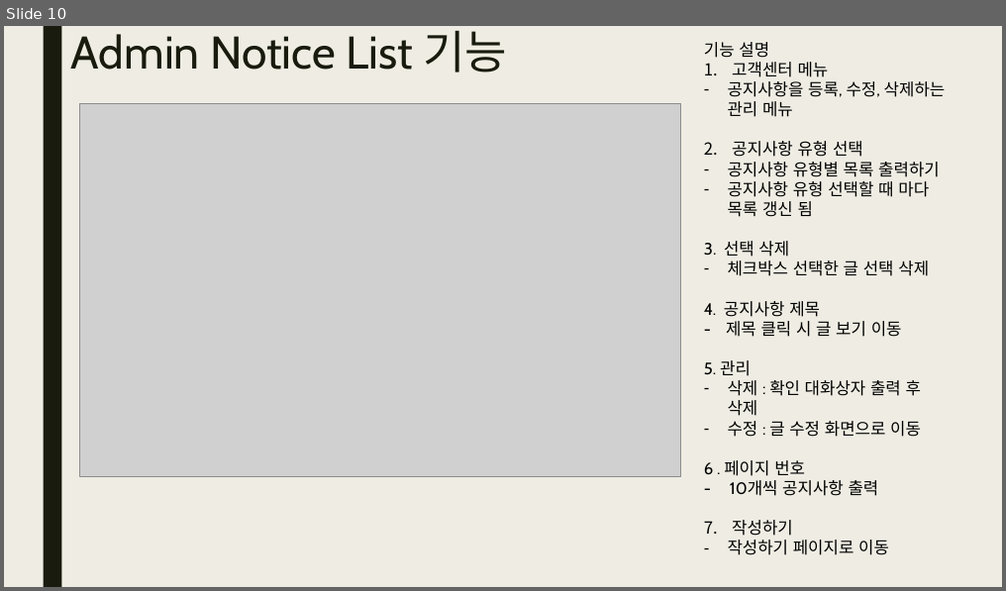
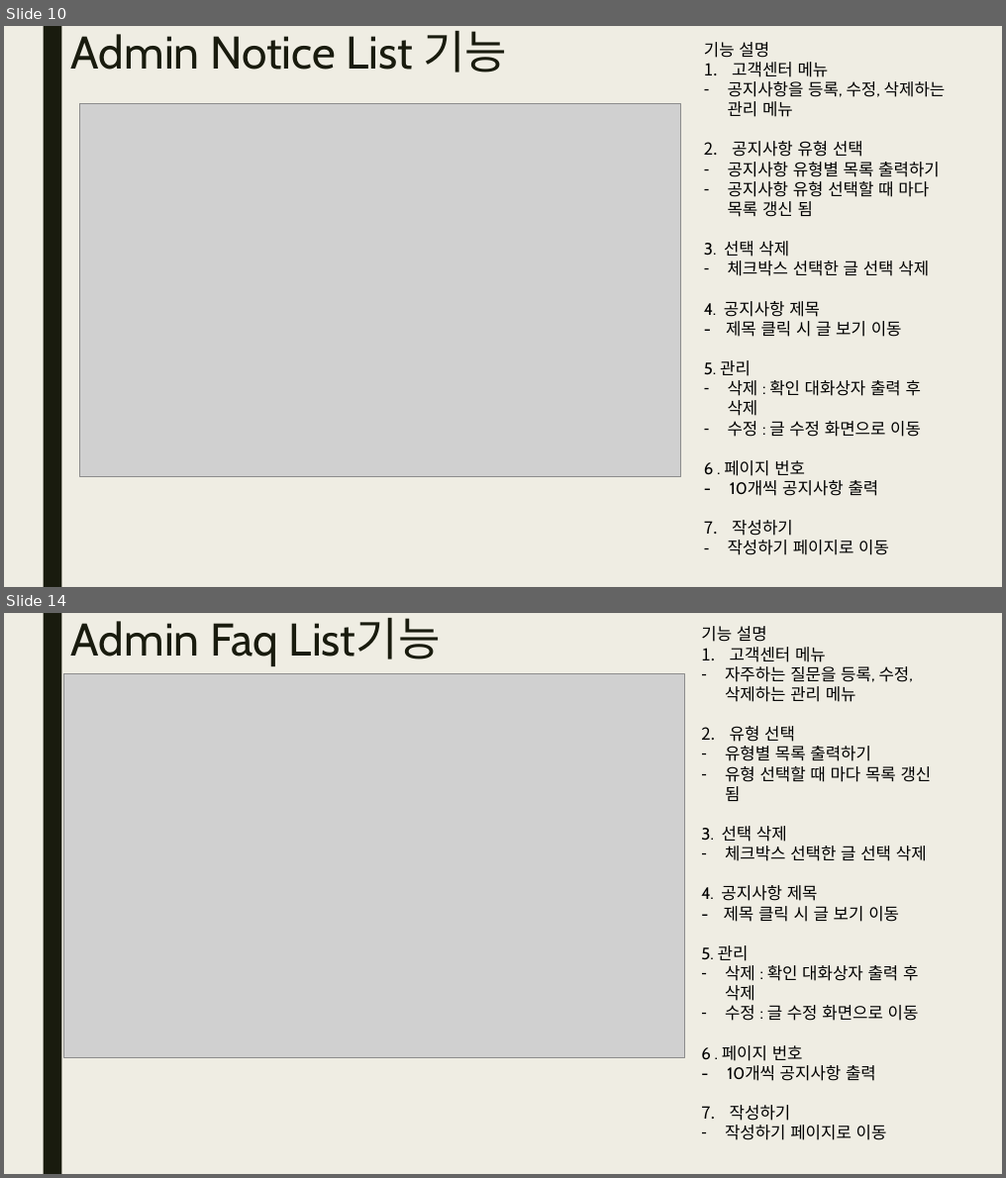
Before and after one commit to yndgow/Kmarket1, a slide deck: 보고서/발표보고서 홍민준.pptx. Shown one above the other, each under a label of ours: slide 10 before the commit, slides 10 and 14 after it; the slides between them are not shown. The pictures are 1006x591 and 1006x1178 pixels, drawn with LibreOffice and Linux fonts; fonts in the diff are those of the drawing; grey boxes stand for pictures. Boxes give left, top, right and bottom in pixels: in the first picture for what was removed or moved away, otherwise in the second. Text is boxed around its words. In the diff, an @@ line names an element or a change of style, - is before the commit and + after.

Commit message:
2022/12/28 ppt admin cs 쪽 추가

```diff
--- a/보고서/발표보고서 홍민준.pptx
+++ b/보고서/발표보고서 홍민준.pptx
@@ slide 14 added at (4,613,1002,1174), background #EFEDE3; not listed: 1 template element that a slide beside it also shows @@
@@ title added at (71,617,441,666), 44 pt, text #191B0E @@
+Admin Faq List기능
@@ text added at (701,626,932,1141), 16 pt, text #000000 @@
+기능 설명
+1. 고객센터 메뉴
+– 자주하는 질문을 등록, 수정, 삭제하는 관리 메뉴
+2. 유형 선택
+– 유형별 목록 출력하기
+– 유형 선택할 때 마다 목록 갱신 됨
+3. 선택 삭제
+– 체크박스 선택한 글 선택 삭제
+4. 공지사항 제목
+- 제목 클릭 시 글 보기 이동
+5. 관리
+– 삭제 : 확인 대화상자 출력 후 삭제
+– 수정 : 글 수정 화면으로 이동
+6 . 페이지 번호
+- 10개씩 공지사항 출력
+7. 작성하기
+– 작성하기 페이지로 이동
@@ picture added at (63,673,685,1058) @@
```
Also in this commit, not shown: 8 other slides added.
